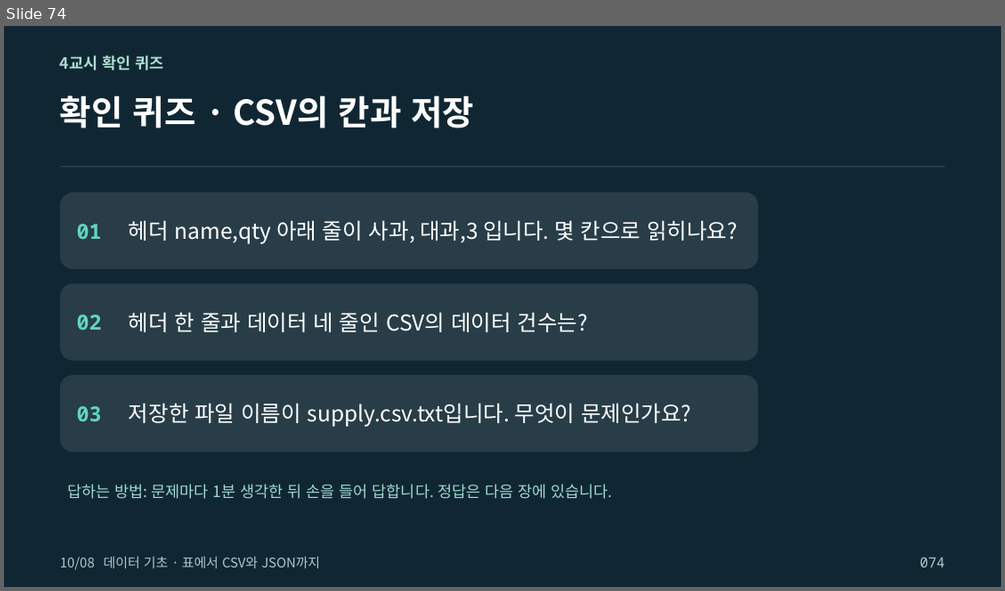
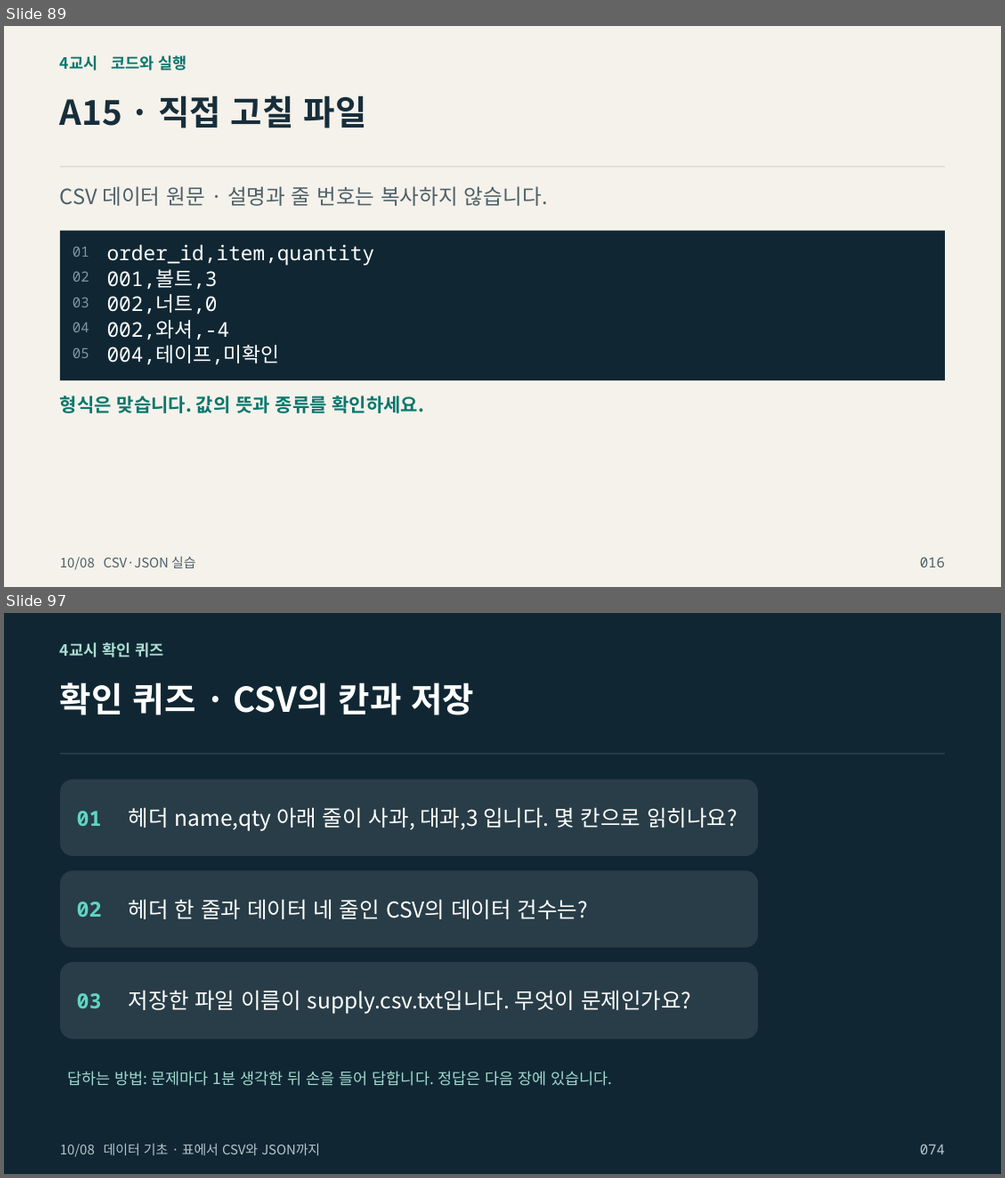
Before and after one commit to zeusk302-png/kdigital-physical-ai, a slide deck: downloads/2026-10-08/readable-slides.pptx. Shown one above the other, each under a label of ours: slide 74 before the commit, slides 89 and 97 after it; the slides between them are not shown. The pictures are 1005x591 and 1005x1178 pixels, drawn with LibreOffice and Linux fonts; fonts in the diff are those of the drawing; background and template pictures are left out. Boxes give left, top, right and bottom in pixels: in the first picture for what was removed or moved away, otherwise in the second. Text is boxed around its words. In the diff, an @@ line names an element or a change of style, - is before the commit and + after.

Commit message:
Expand beginner CSV and JSON practice with repair and original writing

```diff
--- a/downloads/2026-10-08/readable-slides.pptx
+++ b/downloads/2026-10-08/readable-slides.pptx
@@ slide 89 added at (x1=4, y1=26, x2=1001, y2=587), background picture (left out) @@
@@ text added at (x1=60, y1=55, x2=186, y2=70), 15 pt, text #08776D, bold @@
+4교시 코드와 실행
@@ text added at (x1=60, y1=95, x2=367, y2=128), 33 pt, text #172E3A, bold @@
+A15 · 직접 고칠 파일
@@ rectangle added at (x1=60, y1=167, x2=945, y2=168), fill #CDCFC7 @@
@@ text added at (x1=60, y1=186, x2=548, y2=206), 20.2 pt, text #4D6068 @@
+CSV 데이터 원문 · 설명과 줄 번호는 복사하지 않습니다.
@@ rectangle added at (x1=60, y1=230, x2=945, y2=380), fill #102733 @@
@@ text added at (x1=73, y1=247, x2=89, y2=257), 13.5 pt, text #8097A3 @@
+01
@@ text added at (x1=107, y1=244, x2=375, y2=265), 19.5 pt, text #FFFFFF @@
+order_id,item,quantity
@@ text added at (x1=73, y1=272, x2=89, y2=281), 13.5 pt, text #8097A3 @@
+02
@@ text added at (x1=107, y1=269, x2=218, y2=289), 19.5 pt, text #FFFFFF @@
+001,볼트,3
@@ text added at (x1=73, y1=297, x2=89, y2=307), 13.5 pt, text #8097A3 @@
+03
@@ text added at (x1=107, y1=294, x2=218, y2=314), 19.5 pt, text #FFFFFF @@
+002,너트,0
@@ text added at (x1=73, y1=322, x2=89, y2=332), 13.5 pt, text #8097A3 @@
+04
@@ text added at (x1=107, y1=320, x2=230, y2=340), 19.5 pt, text #FFFFFF @@
+002,와셔,-4
@@ text added at (x1=107, y1=345, x2=280, y2=365), 19.5 pt, text #FFFFFF @@
+004,테이프,미확인
@@ text added at (x1=73, y1=348, x2=89, y2=358), 13.5 pt, text #8097A3 @@
+05
@@ text added at (x1=60, y1=395, x2=424, y2=413), 18 pt, text #08776D, bold @@
+형식은 맞습니다. 값의 뜻과 종류를 확인하세요.
@@ text added at (x1=60, y1=556, x2=195, y2=570), 12.8 pt, text #4D6068 @@
+10/08 CSV·JSON 실습
@@ text added at (x1=920, y1=556, x2=945, y2=567), 13.5 pt, text #4D6068 @@
+016
@@ what was slide 74 is now slide 97 @@
```
Also in this commit, not shown: 49 other slides added, 56 other files.
